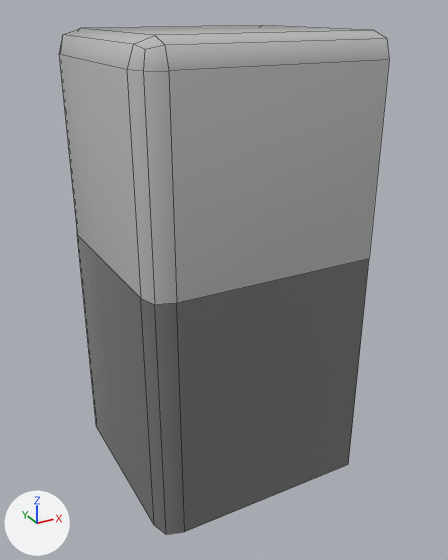
What one commit did to the FBX model Assets/CrowdMatch/Models/Wall01.fbx.
Rendered twice from a 50 mm lens placed at (-0.614, -1.18, 1.04), pointed at (0.019, -0.029, 0.464). Lighting does not change. The marker at lower left points along +X, +Y and +Z. The first picture is the older version. Mesh edges are drawn as thin lines. Where no turn or scale is listed for an object, it has been applied to the vertices. Vertices at exactly the same position are counted once.

Names of what the first picture shows: 'Wall01'.
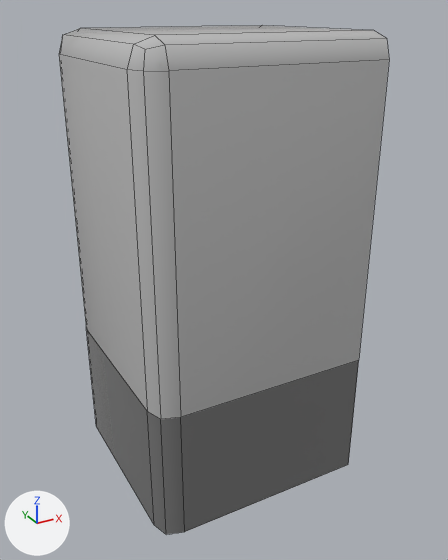
Scene script edits in JSON lines:
```json
{"block": "me_mesh", "where": "me_mesh.from_pydata(...)  # 37 vertices, 27 faces; spans x -0.25..0.25, y -0.25..0.25, z 0.0..1.0"}
{"block": "me_mesh", "where": "# used by ob_wall01; location = (0.0, 0.0, 0.0)"}
{"block": "me_mesh", "where": "# before: 29 (0.25, -0.25, 0.55) at pixel (369, 258), 30 (-0.2, -0.25, 0.55) at pixel (176, 303), 31 (-0.2, 0.25, 0.55), 32 (0.25, 0.25, 0.55), 33 (-0.25, -0.2, 0.55) at pixel (140, 298)"}
{"block": "me_mesh", "where": "# before: 34 (-0.25, 0.2, 0.55) at pixel (77, 234), 35 (-0.237, -0.237, 0.55) at pixel (154, 304), 36 (-0.237, 0.238, 0.55) at pixel (77, 229)"}
{"block": "me_mesh", "change": "me_mesh part 1"}
{"op": "add", "block": "me_mesh", "code": "for i in [*range(29, 37)]: me_mesh.vertices[i].co += Vector((0.0, 0.0, -0.25))"}
```

Location of each change, [x1, y1, x2, y2] in pixels of the pictures (448 x 560 px; the box of a moved part takes in the faces that stretch with it):
```json
{"part": 1, "of": "me_mesh", "change": "moved or reshaped", "before": [60, 65, 371, 421], "after": [60, 65, 371, 421]}
```
